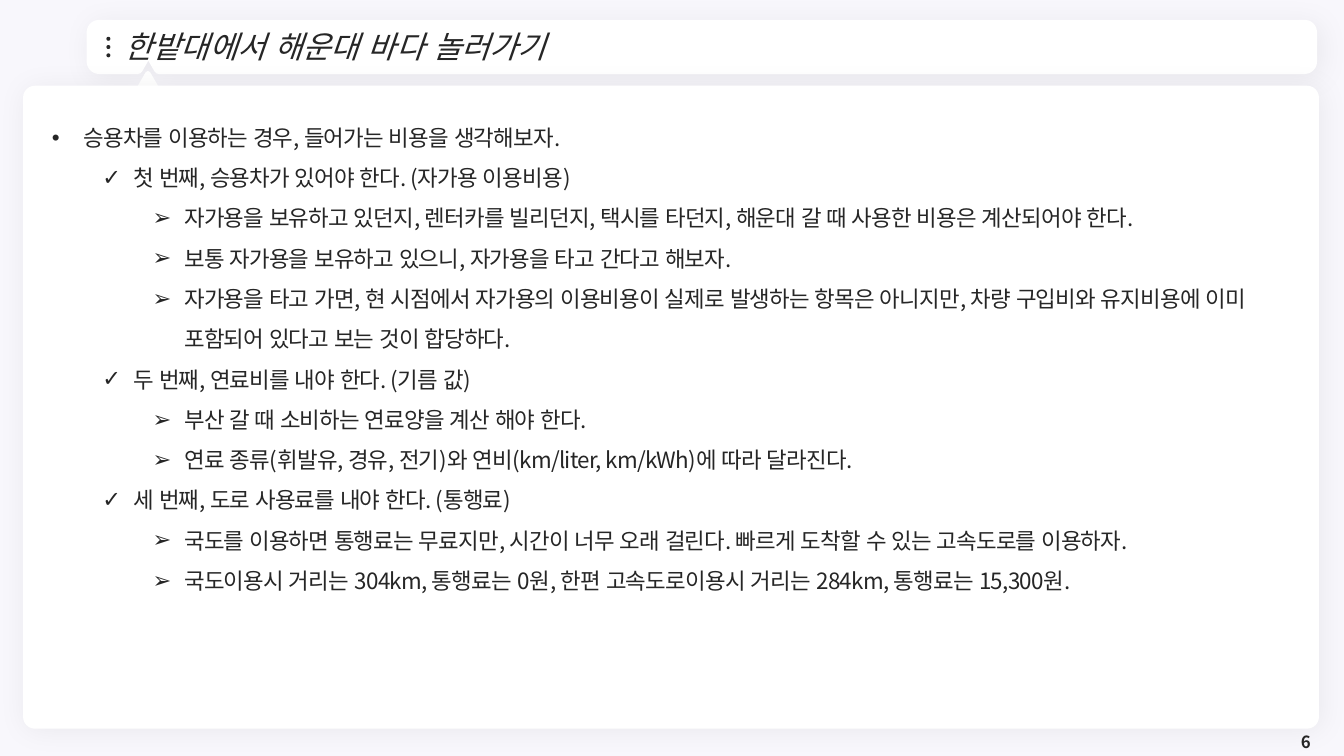
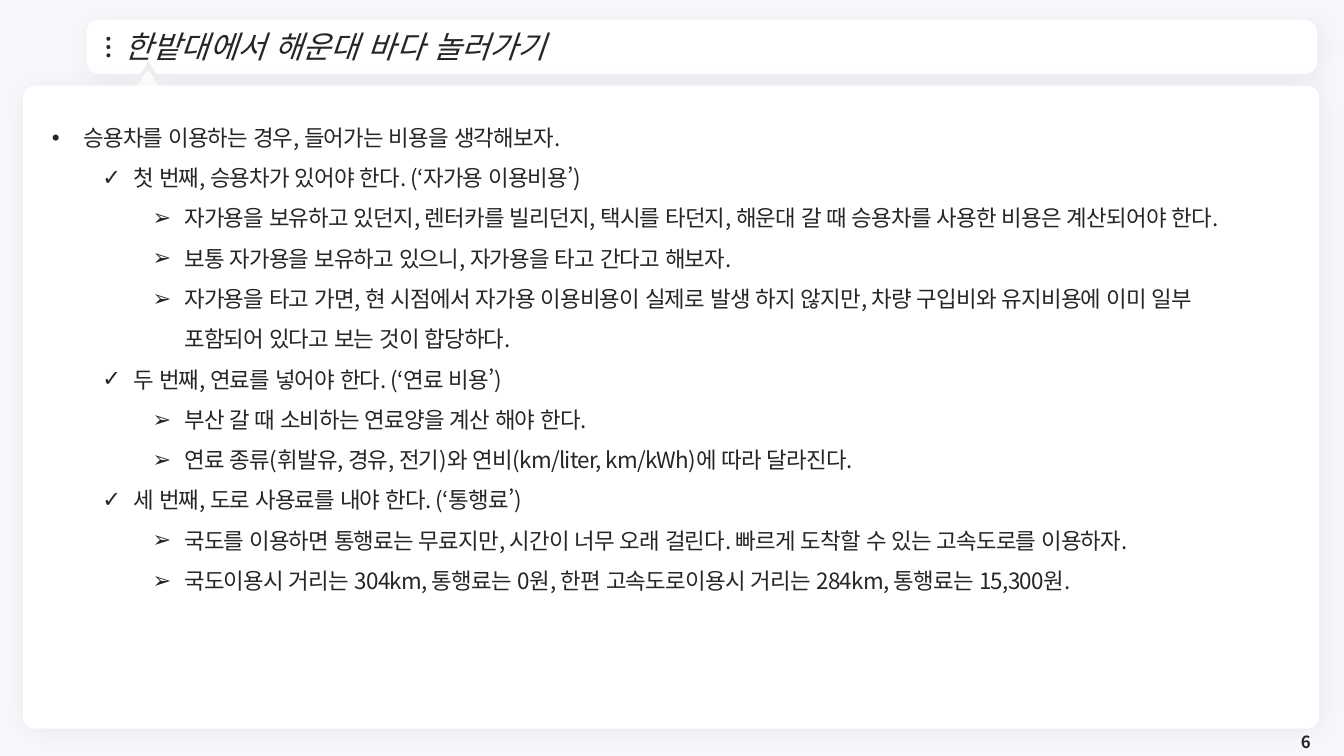
Before and after one commit to meandthey/Teaching, a slide deck: slide 6 of 생활속의 경제/01_Lectures/생활속의 경제_(에너지경제).pptx. Drawn at 1344x756 pixels with LibreOffice and Linux fonts; fonts in the diff are those of the drawing; background and template pictures are left out. Boxes give left, top, right and bottom in pixels: in the first picture for what was removed or moved away, otherwise in the second. Text is boxed around its words. In the diff, an @@ line names an element or a change of style, - is before the commit and + after.

```diff
--- a/생활속의 경제/01_Lectures/생활속의 경제_(에너지경제).pptx
+++ b/생활속의 경제/01_Lectures/생활속의 경제_(에너지경제).pptx
@@ text at [134,166,1218,230]: text changed @@
-  ✓ 첫 번째, 승용차가 있어야 한다. (자가용 이용비용)
-    ➢ 자가용을 보유하고 있던지, 렌터카를 빌리던지, 택시를 타던지, 해운대 갈 때 사용한 비용은 계산되어야 한다.
+  ✓ 첫 번째, 승용차가 있어야 한다. (‘자가용 이용비용’)
+    ➢ 자가용을 보유하고 있던지, 렌터카를 빌리던지, 택시를 타던지, 해운대 갈 때 승용차를 사용한 비용은 계산되어야 한다.
@@ text at [134,288,1192,393]: text changed @@
-    ➢ 자가용을 타고 가면, 현 시점에서 자가용의 이용비용이 실제로 발생하는 항목은 아니지만, 차량 구입비와 유지비용에 이미 포함되어 있다고 보는 것이 합당하다.
-  ✓ 두 번째, 연료비를 내야 한다. (기름 값)
+    ➢ 자가용을 타고 가면, 현 시점에서 자가용 이용비용이 실제로 발생 하지 않지만, 차량 구입비와 유지비용에 이미 일부 포함되어 있다고 보는 것이 합당하다.
+  ✓ 두 번째, 연료를 넣어야 한다. (‘연료 비용’)
@@ text at [134,488,522,513]: text changed @@
-  ✓ 세 번째, 도로 사용료를 내야 한다. (통행료)
+  ✓ 세 번째, 도로 사용료를 내야 한다. (‘통행료’)
```
Also in this commit, not shown: 9 other slides changed, 2 slides added.
